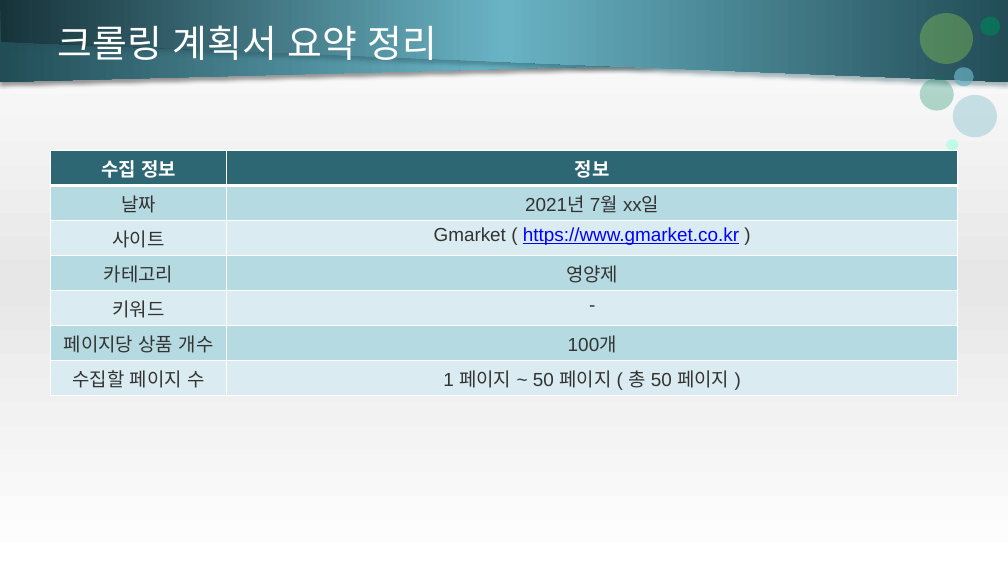
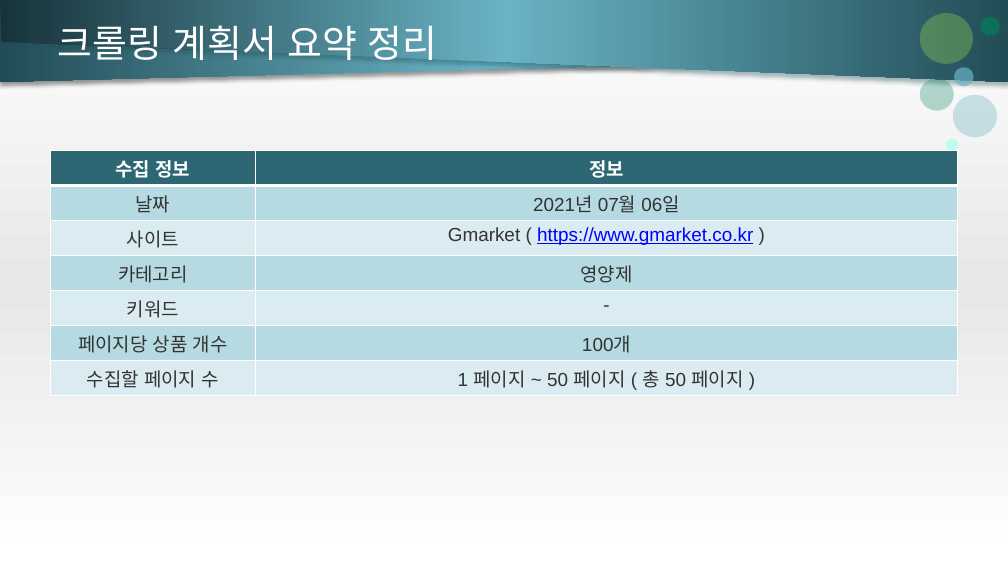
Before and after one commit to CoffeeShelter/GmarketCrawler, a slide deck: slide 3 of 이주훈-크롤링 계획서.pptx. Drawn at 1008x567 pixels with LibreOffice and Linux fonts; fonts in the diff are those of the drawing. Boxes give left, top, right and bottom in pixels: in the first picture for what was removed or moved away, otherwise in the second. Text is boxed around its words. In the diff, an @@ line names an element or a change of style, - is before the commit and + after.

Commit message:
크롤링 버그 수정

```diff
--- a/이주훈-크롤링 계획서.pptx
+++ b/이주훈-크롤링 계획서.pptx
@@ table at box(51, 150, 958, 392) @@
-row 2, column 2: 2021년 7월 xx일
+row 2, column 2: 2021년 07월 06일
```
Also in this commit, not shown: 3 other slides changed, 10 other files.
